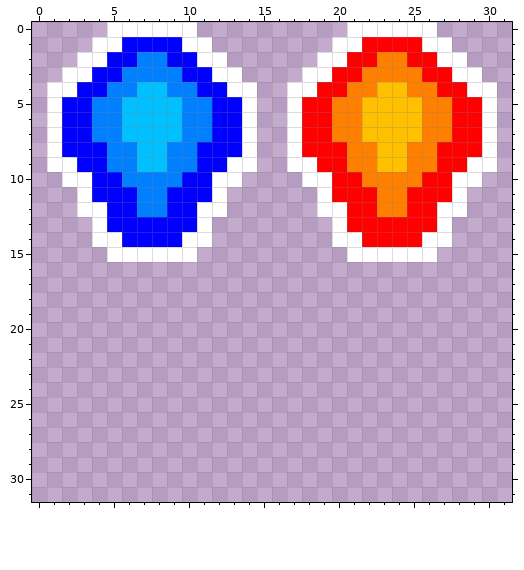
Two states of a pixel-art sprite, core/assets/bullets.png. The first picture shows the starting point.
The file is 32x32 pixels.
Now the later version:
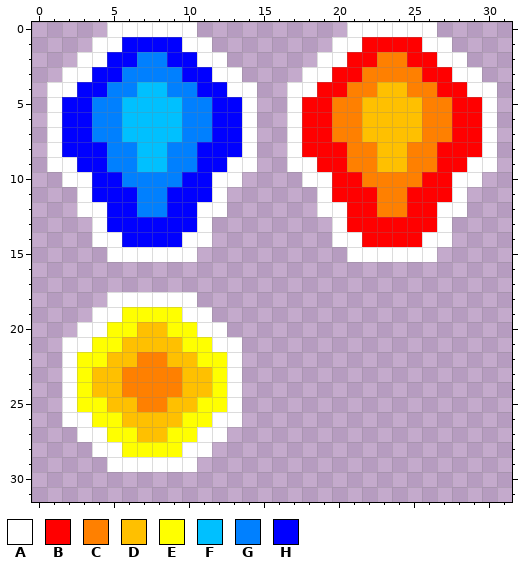
Palette (. is transparent): A #ffffff  B #ff0000  C #ff8000  D #ffc000  E #ffff00  F #00c0ff  G #0080ff  H #0000ff
Change:
y 18: x 5..10 ...... -> AAAAAA
y 19: x 4..11 ........ -> AAEEEEAA
y 20: x 3..12 .......... -> AAEEDDEEAA
y 21: x 2..13 ............ -> AAEEDDDDEEAA
y 22: x 2..13 ............ -> AEEDDCCDDEEA
y 23..24: x 2..13 ............ -> AEDDCCCCDDEA
y 25: x 2..13 ............ -> AEEDDCCDDEEA
y 26: x 2..13 ............ -> AAEEDDDDEEAA
y 27: x 3..12 .......... -> AAEEDDEEAA
y 28: x 4..11 ........ -> AAEEEEAA
y 29: x 5..10 ...... -> AAAAAA
Boxes around the changes in both pictures, in picture pixels (x1, y1, x2, y2):
added: (62, 292, 242, 472)
